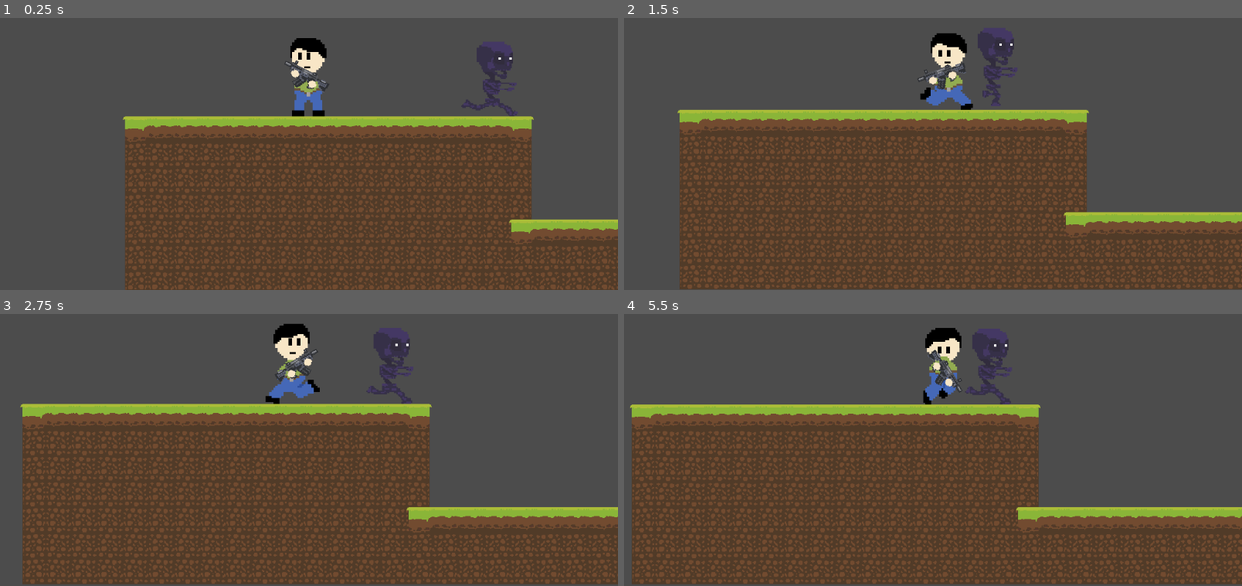
Above: before the commit, frames 1-4 (two rows, left to right).
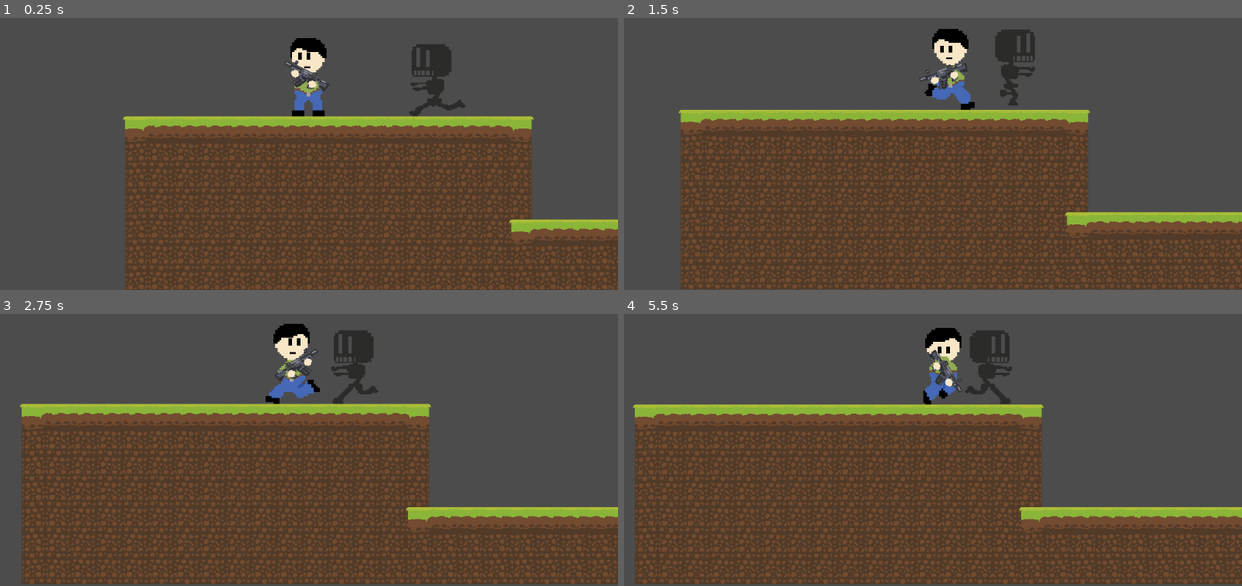
Above: after the commit, the same moments.

Repository: megarubber/green
Game: Godot game, scene res://levels/TestLevel.tscn
Two runs of this game, one before a commit and one after it. Both use one fixed random seed, a clock stepped at 60 frames per second and the inputs below.
Inputs (mouse positions are in pixels of both pictures, inside the frame that each line leads up to):
- Up to frame 1 (0.25 s): no input
- Up to frame 2 (1.5 s): move the mouse to (1068, 91) at 0.52 s; hold Right (ui_right) from 0.53 s (still down); tap Up (ui_up) at 0.77 s; move the mouse to (809, 126) at 1.27 s
- Up to frame 3 (2.75 s): tap Up (ui_up) at 1.52 s; move the mouse to (370, 324) at 2.02 s; release Right (ui_right) at 2.03 s; hold Left (ui_left) from 2.03 s (still down)
- Up to frame 4 (5.5 s): move the mouse to (902, 477) at 2.77 s; release Left (ui_left) at 2.78 s; hold Right (ui_right) 2.78-4.28 s; tap Up (ui_up) at 3.02, 3.77, 4.52 s; move the mouse to (1118, 458) at 3.52 s; move the mouse to (747, 352) at 4.27 s; hold Left (ui_left) 4.28-5.03 s; move the mouse to (963, 406) at 5.02 s; hold Right (ui_right) from 5.03 s (still down)

The runs differ from the first frame. In frame 1, 1.7% of the frame differs, in the area x 66-84%, y 9-37%; in frame 2, 9.5%; in frame 3, 3.1%; in frame 4, 16%, in the area x 1-100%, y 5-100%.

Commit message:
style: new sprites

Diff:
--- a/enemy/sprites_enemy1/EnemySkeleton.tscn
+++ b/enemy/sprites_enemy1/EnemySkeleton.tscn
@@ -11,7 +11,7 @@
 [ext_resource path="res://enemy/sprites_enemy1/BasicEnemy.gd" type="Script" id=9]
 
 [sub_resource type="RectangleShape2D" id=4]
-extents = Vector2( 45, 100.5 )
+extents = Vector2( 49.5, 100.5 )
 
 [sub_resource type="Animation" id=2]
 length = 0.001
@@ -67,7 +67,7 @@
 "times": PoolRealArray( 0, 0.099, 0.1, 0.199, 0.2, 0.299, 0.3, 0.399, 0.4, 0.499, 0.5, 0.599, 0.6, 0.7, 0.8 ),
 "transitions": PoolRealArray( 1, 1, 1, 1, 1, 1, 1, 1, 1, 1, 1, 1, 1, 1, 1 ),
 "update": 0,
-"values": [ Vector2( 0, 0 ), Vector2( 0, 0 ), Vector2( -5, -9 ), Vector2( -5, -9 ), Vector2( -8, 3 ), Vector2( -8, 3 ), Vector2( -6, 3 ), Vector2( -6, 3 ), Vector2( -6, 0 ), Vector2( -6, 0 ), Vector2( -2, -3 ), Vector2( -2, -3 ), Vector2( -5, 3 ), Vector2( -5, 3 ), Vector2( -5, 0 ) ]
+"values": [ Vector2( 0, 0 ), Vector2( 0, 0 ), Vector2( -5, -9 ), Vector2( -5, -9 ), Vector2( -8, 3 ), Vector2( -8, 3 ), Vector2( -6, 3 ), Vector2( -6, 3 ), Vector2( -6, -3 ), Vector2( -6, -3 ), Vector2( -2, -6 ), Vector2( -2, -6 ), Vector2( -5, 3 ), Vector2( -5, 3 ), Vector2( -5, 0 ) ]
 }
 
 [node name="Enemy" type="KinematicBody2D"]
@@ -80,15 +80,15 @@
 texture = ExtResource( 2 )
 
 [node name="CollisionShape2D" type="CollisionShape2D" parent="."]
-position = Vector2( -6, -4.5 )
+position = Vector2( -1.5, -7 )
 shape = SubResource( 4 )
+
+[node name="RayCast2D" type="RayCast2D" parent="."]
+position = Vector2( 47, 86.5 )
+enabled = true
+cast_to = Vector2( 0, 11 )
+collision_mask = 2
 
 [node name="AnimationPlayer" type="AnimationPlayer" parent="."]
 anims/RESET = SubResource( 2 )
 anims/run = SubResource( 3 )
-
-[node name="RayCast2D" type="RayCast2D" parent="."]
-position = Vector2( 40, 89 )
-enabled = true
-cast_to = Vector2( 0, 11 )
-collision_mask = 2
Binary file changed: enemy/sprites_enemy1/run1.png
Binary file changed: enemy/sprites_enemy1/run2.png
Binary file changed: enemy/sprites_enemy1/run3.png
Binary file changed: enemy/sprites_enemy1/run4.png
Binary file changed: enemy/sprites_enemy1/run5.png
Binary file changed: enemy/sprites_enemy1/run6.png
Binary file changed: enemy/sprites_enemy1/run7.png
Binary file changed: enemy/sprites_enemy1/run8.png
